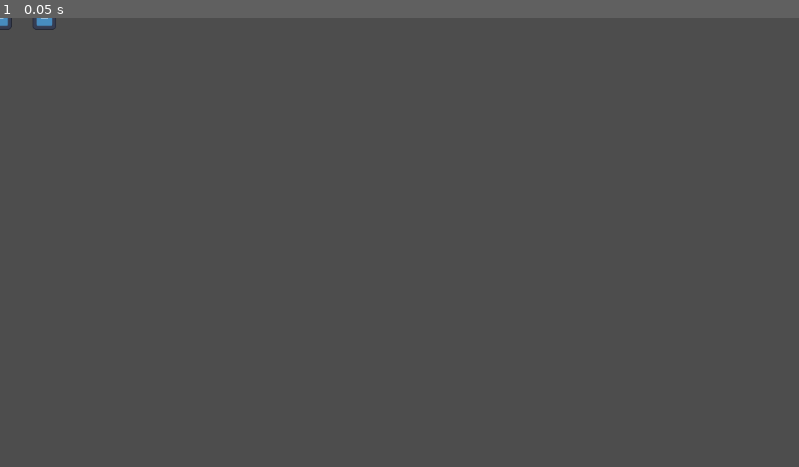
Above: before the commit, frame 1.
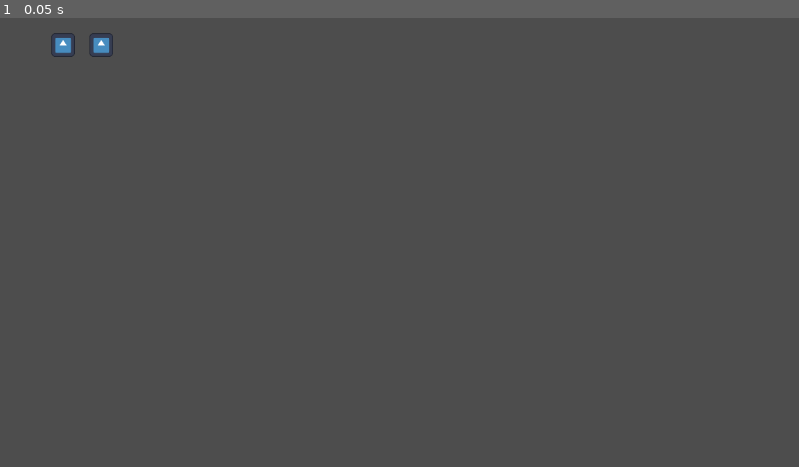
Above: after the commit, the same moment.

Repository: GvozdeniKrst/GlobalGameJam2026
Game: Godot game, scene res://Scenes/EnemyAITestingScene.tscn
The game is run twice, just before and just after one commit, with the same random seed, the same clock (stepped at 60 frames per second) and the same inputs. The engine's default icon, where the game draws it, is replaced by a stand-in: a white triangle on a blue panel in a dark square.
Inputs:
- Up to frame 1 (0.05 s): no input

The runs differ from the first frame. In frame 1, 0.3% of the frame differs, in the area x 0-15%, y 0-9%.
Error before the commit: Attempt to call function 'play' in base 'null instance' on a null instance. (res://Scripts/Player.gd:17)

Commit message:
I FIGURING IT OUT :D

Diff:
--- a/gameJam2026/Characters/Enemy.tscn
+++ b/gameJam2026/Characters/Enemy.tscn
@@ -14,3 +14,6 @@
 
 [node name="CollisionShape2D" type="CollisionShape2D" parent="." unique_id=492727398]
 shape = SubResource("CapsuleShape2D_p8w4m")
+
+[node name="RayCast2D" type="RayCast2D" parent="." unique_id=1813266843]
+target_position = Vector2(50, 0)
--- a/gameJam2026/Scenes/EnemyAITestingScene.tscn
+++ b/gameJam2026/Scenes/EnemyAITestingScene.tscn
@@ -1,13 +1,12 @@
 [gd_scene format=3 uid="uid://dgygyals1url2"]
 
 [ext_resource type="PackedScene" uid="uid://b4rw44noc7id2" path="res://Characters/Enemy.tscn" id="1_v05de"]
-[ext_resource type="PackedScene" uid="uid://ljmsp3p32xk2" path="res://Characters/player.tscn" id="3_1y7xn"]
-[ext_resource type="Script" uid="uid://b2hlckt45ofpt" path="res://Scripts/Player.gd" id="3_ue0ry"]
 
 [node name="EnemyAiTestingScene" type="Node2D" unique_id=750319205]
 
 [node name="Enemy" parent="." unique_id=276410907 instance=ExtResource("1_v05de")]
+position = Vector2(91, 39)
 
-[node name="CharacterBody2D" parent="." unique_id=726463777 instance=ExtResource("3_1y7xn")]
-position = Vector2(64, 0)
-script = ExtResource("3_ue0ry")
+[node name="Enemy2" parent="." unique_id=741172202 instance=ExtResource("1_v05de")]
+position = Vector2(146, 39)
+up_direction = Vector2(1, 0)
--- a/gameJam2026/Scripts/Enemy_AI.gd
+++ b/gameJam2026/Scripts/Enemy_AI.gd
@@ -1,6 +1,4 @@
 extends CharacterBody2D
-
-@onready var ray_cast: RayCast2D = $RayCast2D
 
 # Called when the node enters the scene tree for the first time.
 func _ready() -> void:
@@ -9,26 +7,4 @@
 
 # Called every frame. 'delta' is the elapsed time since the previous frame.
 func _physics_process(delta):
-	var space_state = get_world_2d().direct_space_state
-	# use global coordinates, not local to node
-	var query = PhysicsRayQueryParameters2D.create(Vector2(0, 0), Vector2(50, 100))
-	var result = space_state.intersect_ray(query)
-
-	if result:
-		print(result.collider)
-
-
-func _draw():
-	var start_point = Vector2.ZERO
-	var end_point = ray_cast.target_position
-	var color = Color(1, 0, 0) # Red if not colliding
-	if ray_cast.is_colliding():
-		end_point = ray_cast.get_collision_point()
-		color = Color(0, 1, 0) # Green if colliding
-
-	# Draw the line
-	draw_line(start_point, end_point, color, 2.0)
-
-	# Draw a point at the end
-	if ray_cast.is_colliding():
-		draw_circle(end_point, 4.0, Color(0, 1, 0))
+	pass
